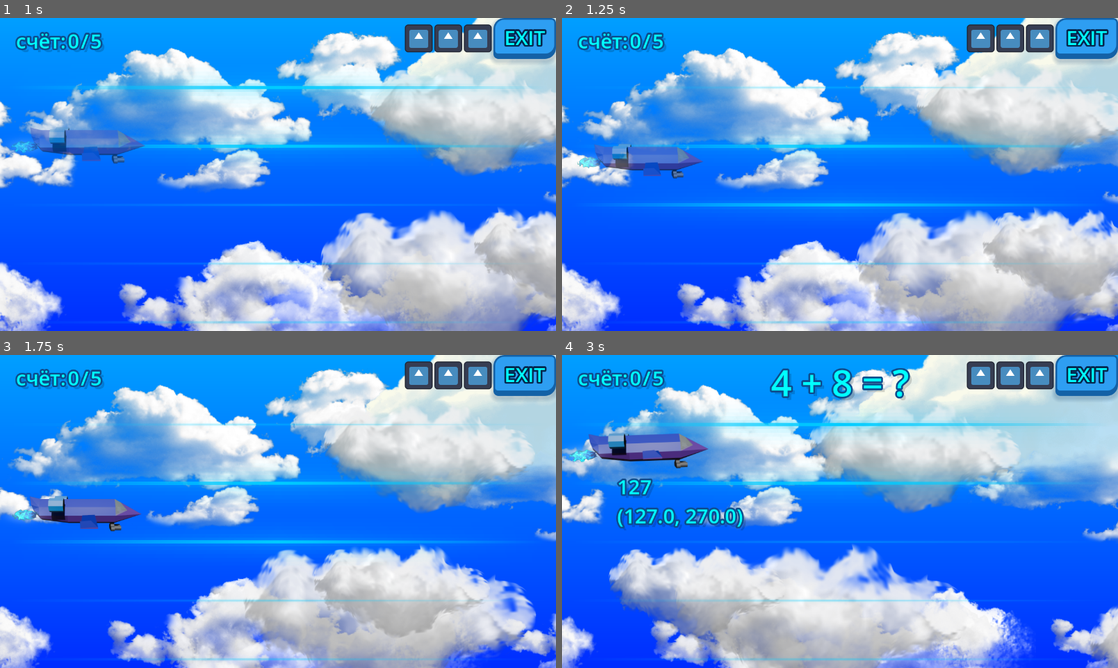
Above: before the commit, frames 1-4 (two rows, left to right).
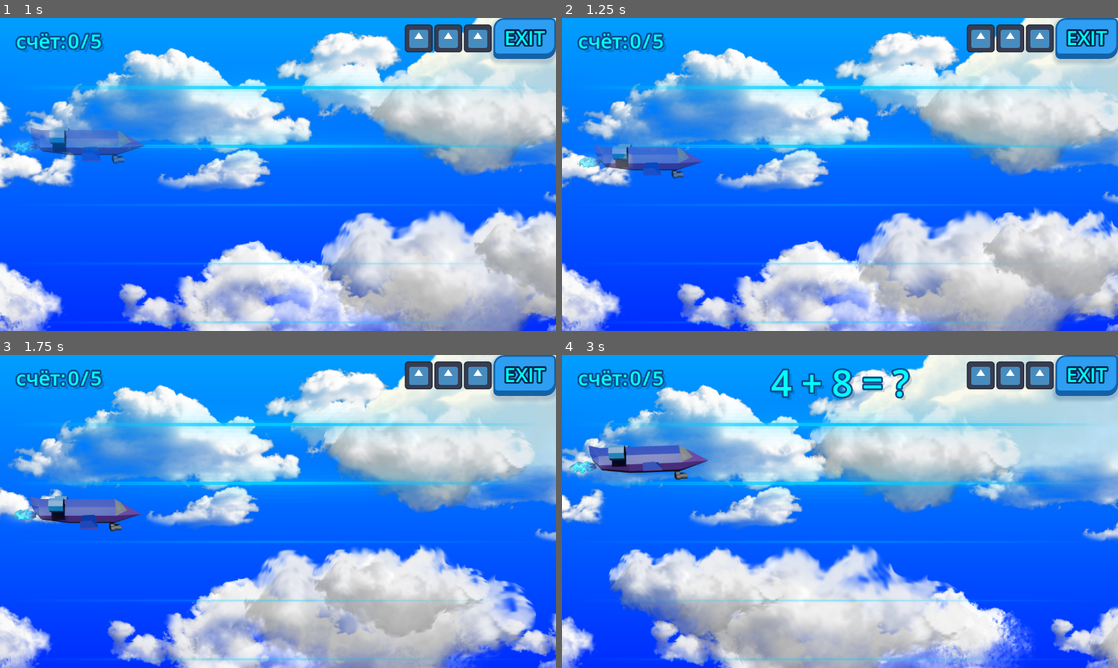
Above: after the commit, the same moments.

Repository: GGamezebo/quizmatik
Game: Godot game, scene res://src/contexts/game_context/game_context.tscn
Same seed, same stepped clock (60 frames per second), same inputs: the game is played once before the commit and once after it. This scene is started directly instead of the project's main scene. The engine's default icon, where the game draws it, is replaced by a stand-in: a white triangle on a blue panel in a dark square.
Inputs:
- Up to frame 1 (1 s): tap Enter at 0.5 s; hold Right (ui_right) from 0.53 s (still down); tap Space (shoot) at 0.6 s
- Up to frame 2 (1.25 s): keep holding Right (ui_right)
- Up to frame 3 (1.75 s): release Right (ui_right) at 1.28 s; hold Down (ui_down) from 1.28 s (still down); tap Tab at 1.35 s
- Up to frame 4 (3 s): release Down (ui_down) at 2.03 s; hold Right (ui_right) 2.03-2.78 s; tap Space (shoot) at 2.1 s; hold Up (ui_up) from 2.78 s (still down); tap Tab at 2.85 s

Frame 1 is identical in both runs. In frame 2, 3.8% of the frame differs, in the area x 10-93%, y 18-62%; in frame 3, 3.9%; in frame 4, 4.1%, in the area x 0-33%, y 25-56%.

Commit message:
Discrete motion

Diff:
--- a/src/contexts/game_context/game_logic/game_manager/game_states/game_state.gd
+++ b/src/contexts/game_context/game_logic/game_manager/game_states/game_state.gd
@@ -23,6 +23,7 @@
 func enter(_prev_state: FSMState, _event_data: Dictionary):
 	event_listener.add(game_events.ev_explosion, _on_event_manager_ev_explosion)
 	event_listener.add(air_plane.ev_air_plane_colladed, _on_air_plane_colladed)
+	air_plane.initialize(game_config.player_air_plane_speed, AirPlane.MovementMode.DISCRETE)
 	_makeNewRound()
 
 func leave(_event_data: Dictionary) -> void:
--- a/src/contexts/game_context/game_logic/line_selector.gd
+++ b/src/contexts/game_context/game_logic/line_selector.gd
@@ -12,5 +12,22 @@
 				selected_lane = value
 				ev_selected_lane_changed.emit()
 
+func _ready() -> void:
+	area.boundary_changed.connect(_on_boundary_changed)
+	_update_plane_discret_positions()
+
 func _process(_delta: float) -> void:
+	if air_plane.movement_mode == AirPlane.MovementMode.DIRECT:
+		selected_lane = area.getLine(air_plane.position)
+	elif air_plane.movement_mode == AirPlane.MovementMode.DISCRETE:
+		selected_lane = air_plane.get_discret_lane()
+
+func _on_boundary_changed() -> void:
 	selected_lane = area.getLine(air_plane.position)
+
+func _update_plane_discret_positions() -> void:
+	var lines: Array[Rect2] = area.getLines()
+	var positions: Array[float] = []
+	for line in lines:
+		positions.append(line.get_center().y)
+	air_plane.set_discret_positions(positions)
--- a/src/features/plane/plane.gd
+++ b/src/features/plane/plane.gd
@@ -10,7 +10,12 @@
 signal ev_dead_animation_finished
 signal ev_win_animation_finished
 
-const SPEED_DEFAULTS: float = 800.0
+const SPEED_DEFAULTS: float = 100.0
+
+enum MovementMode {
+	DIRECT,
+	DISCRETE
+}
 
 @export var components:Array[Node] = []
 @export var directionComponents:Array[Node] = []
@@ -19,34 +24,53 @@
 @export var win_anticipation_animation_time: float = 0.35
 @export var win_fly_animation_time: float = 1.6
 @export var explosion_scene: PackedScene
+@export var movement_mode: MovementMode = MovementMode.DIRECT
 
 var direction_y: int = 0
 var speed: float = SPEED_DEFAULTS
-
+var movement: IMovementComponent = null
+var discrete_positions: Array[float] = []
+
+
+func initialize(_speed: float, _movement_mode=MovementMode.DIRECT) -> void:
+	direction_y = 0
+	speed = _speed
+	movement_mode = movement_mode
+	set_movement(_movement_mode)
 
 func _ready() -> void:
+	set_movement(movement_mode)
+
 	for component in components:
 		component.initialize(self)
-
-func initialize(_speed: float) -> void:
-	direction_y = 0
-	speed = _speed
 
 func _process(delta: float) -> void:
 	if not Engine.is_editor_hint():
 		if Input.is_action_just_pressed("shoot"):
 			ev_shoot.emit(self.position + Vector2(get_size().x / 2.0, 0.0))
 
-	var dirY = sign(Input.get_axis("ui_up","ui_down"))
-	position.y = clamp(position.y + direction_y * speed * delta, 0, get_viewport_rect().size.y)
-
+	movement.update(delta)
+	for component in components:
+		component.update(delta)
+
+	var dirY = movement.get_direction()
 	if dirY != direction_y:
 		direction_y = dirY
 		for component in directionComponents:
 			component.setDirection(direction_y)
 
-	for component in components:
-		component.update(delta)
+func set_movement(_movement_mode: MovementMode) -> void:
+	if movement:
+		movement.deinit()
+	movement_mode = _movement_mode
+	movement = MOVEMENT_COMPONENTS[movement_mode].new(self)
+
+func set_discret_positions(positions: Array[float]) -> void:
+	discrete_positions = positions
+
+# TODO: do refactoring of this fuction and movement system
+func get_discret_lane() -> int:
+	return movement.current_line_index
 
 func get_size() -> Vector2:
 	# 1. Получаем имя текущей анимации
@@ -93,6 +117,78 @@
 	await tween.finished
 	ev_dead_animation_finished.emit()
 
+func win_animation() -> void:
+	_disable()
+
+	var screen_size := get_viewport_rect().size
+
+	# Randomize flight direction: 0 = Straight, 1 = Up-Right, 2 = Down-Right
+	var flight_case := randi() % 3
+
+	# Calculate target X position (Always far beyond the right edge of the screen)
+	var target_position := Vector2.ZERO
+	target_position.x = screen_size.x + 200.0
+
+	# Offset variables for the anticipation stage (Stat 1)
+	var ant_offset_x: float = -40.0
+	var ant_offset_y: float = 0.0
+
+	# Set up flight trajectory and animations based on the randomized case
+	if flight_case == 0:
+		# Trajectory: STRAIGHT forward
+		target_position.y = global_position.y # Maintain current altitude
+		animated_sprite.play("idle")           # Keep default flight sprite
+		ant_offset_y = 0.0                     # Push straight back
+
+	elif flight_case == 1:
+		# Trajectory: UP and RIGHT
+		target_position.y = -200.0             # Fly above the top boundary
+		animated_sprite.play("up")             # Tilt sprite upwards
+		ant_offset_y = 20.0                    # Dip slightly down during anticipation
+
+	else:
+		# Trajectory: DOWN and RIGHT
+		target_position.y = screen_size.y + 200.0 # Fly below the bottom boundary
+		animated_sprite.play("down")           # Tilt sprite downwards
+		ant_offset_y = -20.0                   # Rise slightly up during anticipation
+
+	# --- STAGE 1: Small backward recoil for inertia (Anticipation effect) ---
+	var anticipation_pos := global_position + Vector2(ant_offset_x, ant_offset_y)
+	var anticipation_tween := create_tween()
+	anticipation_tween.tween_property(self, "global_position", anticipation_pos, win_anticipation_animation_time)\
+		.set_trans(Tween.TRANS_CUBIC)\
+		.set_ease(Tween.EASE_OUT)
+
+	await anticipation_tween.finished
+
+	# --- STAGE 2: Extreme afterburner acceleration ---
+	var victory_tween := create_tween().set_parallel(true)
+	# TRANS_EXPO + EASE_IN creates a rocket-launch effect (slow start, massive final speed)
+	victory_tween.set_trans(Tween.TRANS_EXPO).set_ease(Tween.EASE_IN)
+
+	# Launch movement toward the right destination
+	victory_tween.tween_property(self, "global_position", target_position, win_fly_animation_time)
+
+	# Simulate gaining altitude/depth via dynamic scaling
+	victory_tween.tween_property(self, "scale", Vector2(0.15, 0.15), win_fly_animation_time)
+
+	# Handle aircraft rotation based on the flight path
+	var target_rotation: float = 0.0
+	if flight_case == 1:
+		target_rotation = deg_to_rad(-15.0) # Nose up
+	elif flight_case == 2:
+		target_rotation = deg_to_rad(15.0)  # Nose down
+	# For case 0 (Straight), target_rotation stays 0.0
+
+	victory_tween.tween_property(self, "rotation", target_rotation, win_fly_animation_time * 0.4)
+
+	# Smoothly fade out into the clouds/distance near the end of the flight
+	victory_tween.tween_property(self, "modulate:a", 0.0, win_fly_animation_time - 0.1).set_delay(0.1)
+
+	await victory_tween.finished
+
+	ev_win_animation_finished.emit()
+
 func _spawn_explosion_at_random_pos(offset = Vector2.ZERO, scale_multiplier = 1.0):
 	var explosion = explosion_scene.instantiate()
 
@@ -113,74 +209,79 @@
 	explosion.scale = Vector2(scale_multiplier, scale_multiplier)
 
 
-func win_animation() -> void:
-	_disable()
-
-	var screen_size := get_viewport_rect().size
-
-	# Randomize flight direction: 0 = Straight, 1 = Up-Right, 2 = Down-Right
-	var flight_case := randi() % 3
-
-	# Calculate target X position (Always far beyond the right edge of the screen)
-	var target_position := Vector2.ZERO
-	target_position.x = screen_size.x + 200.0
-
-	# Offset variables for the anticipation stage (Stat 1)
-	var ant_offset_x: float = -40.0
-	var ant_offset_y: float = 0.0
-
-	# Set up flight trajectory and animations based on the randomized case
-	if flight_case == 0:
-		# Trajectory: STRAIGHT forward
-		target_position.y = global_position.y # Maintain current altitude
-		animated_sprite.play("idle")           # Keep default flight sprite
-		ant_offset_y = 0.0                     # Push straight back
-
-	elif flight_case == 1:
-		# Trajectory: UP and RIGHT
-		target_position.y = -200.0             # Fly above the top boundary
-		animated_sprite.play("up")             # Tilt sprite upwards
-		ant_offset_y = 20.0                    # Dip slightly down during anticipation
-
-	else:
-		# Trajectory: DOWN and RIGHT
-		target_position.y = screen_size.y + 200.0 # Fly below the bottom boundary
-		animated_sprite.play("down")           # Tilt sprite downwards
-		ant_offset_y = -20.0                   # Rise slightly up during anticipation
-
-	# --- STAGE 1: Small backward recoil for inertia (Anticipation effect) ---
-	var anticipation_pos := global_position + Vector2(ant_offset_x, ant_offset_y)
-	var anticipation_tween := create_tween()
-	anticipation_tween.tween_property(self, "global_position", anticipation_pos, win_anticipation_animation_time)\
-		.set_trans(Tween.TRANS_CUBIC)\
-		.set_ease(Tween.EASE_OUT)
-
-	await anticipation_tween.finished
-
-	# --- STAGE 2: Extreme afterburner acceleration ---
-	var victory_tween := create_tween().set_parallel(true)
-	# TRANS_EXPO + EASE_IN creates a rocket-launch effect (slow start, massive final speed)
-	victory_tween.set_trans(Tween.TRANS_EXPO).set_ease(Tween.EASE_IN)
-
-	# Launch movement toward the right destination
-	victory_tween.tween_property(self, "global_position", target_position, win_fly_animation_time)
-
-	# Simulate gaining altitude/depth via dynamic scaling
-	victory_tween.tween_property(self, "scale", Vector2(0.15, 0.15), win_fly_animation_time)
-
-	# Handle aircraft rotation based on the flight path
-	var target_rotation: float = 0.0
-	if flight_case == 1:
-		target_rotation = deg_to_rad(-15.0) # Nose up
-	elif flight_case == 2:
-		target_rotation = deg_to_rad(15.0)  # Nose down
-	# For case 0 (Straight), target_rotation stays 0.0
-
-	victory_tween.tween_property(self, "rotation", target_rotation, win_fly_animation_time * 0.4)
-
-	# Smoothly fade out into the clouds/distance near the end of the flight
-	victory_tween.tween_property(self, "modulate:a", 0.0, win_fly_animation_time - 0.1).set_delay(0.1)
-
-	await victory_tween.finished
-
-	ev_win_animation_finished.emit()
+@abstract class IMovementComponent:
+	var owner = null
+	var dirY = 0
+
+	func _init(_owner: Node) -> void:
+		owner = _owner
+
+	func deinit() -> void:
+		owner = null
+
+	func update(_delta: float) -> void:
+		pass
+
+	func get_direction() -> int:
+		return dirY
+
+
+class DirectMovementComponent extends IMovementComponent:
+	func update(delta: float) -> void:
+		dirY = sign(Input.get_axis("ui_up","ui_down"))
+		owner.position.y = clamp(owner.position.y + dirY * owner.speed * delta, 0, owner.get_viewport_rect().size.y)
+
+class DiscreteMovementComponent extends IMovementComponent:
+	var current_line_index: int = 0
+	var target_y: float = 0.0
+
+	func _init(_owner: Node) -> void:
+		super._init(_owner)
+		current_line_index = 0
+		target_y = owner.position.y
+		_update_current_line_index_by_distance()
+
+	func update(delta: float) -> void:
+		if Input.is_action_just_pressed("ui_up"):
+			if current_line_index > 0:
+				current_line_index -= 1
+				target_y = owner.discrete_positions[current_line_index]
+
+		elif Input.is_action_just_pressed("ui_down"):
+			# Проверяем, можем ли мы сдвинуться ниже (размер массива - 1 — это самый низ)
+			if current_line_index < owner.discrete_positions.size() - 1:
+				current_line_index += 1
+				target_y = owner.discrete_positions[current_line_index]
+
+
+		print(owner.global_position.y, "->", target_y)
+		owner.global_position.y = move_toward(owner.global_position.y, target_y, owner.speed * delta)
+
+		if owner.global_position.y == target_y:
+			dirY = 0
+		elif owner.global_position.y < target_y:
+			dirY = 1
+		else:
+			dirY = -1
+
+	func _update_current_line_index_by_distance() -> void:
+		var closest_index: int = 0
+		# Инициализируем минимальную дистанцию как максимально возможное число
+		var min_distance: float = INF
+
+		# Проходим по всем индексам массива
+		for i in range(owner.discrete_positions.size()):
+			# Считаем абсолютное расстояние (разницу) между самолётом и точкой i
+			var distance: float = abs(owner.global_position.y - owner.discrete_positions[i])
+
+			# Если нашли точку, которая ближе, чем предыдущая «самая ближняя»
+			if distance < min_distance:
+				min_distance = distance
+				closest_index = i
+
+		current_line_index = closest_index
+
+const MOVEMENT_COMPONENTS = {
+	MovementMode.DIRECT: DirectMovementComponent,
+	MovementMode.DISCRETE: DiscreteMovementComponent
+}
--- a/src/features/plane/plane.tscn
+++ b/src/features/plane/plane.tscn
@@ -2,7 +2,6 @@
 
 [ext_resource type="Script" uid="uid://cxln14046h23n" path="res://src/features/plane/plane.gd" id="1_c4h5g"]
 [ext_resource type="PackedScene" uid="uid://bcowytgx55cwf" path="res://src/features/explosion/explosion.tscn" id="2_502ij"]
-[ext_resource type="Script" uid="uid://6b5kg6wtuj55" path="res://src/features/plane/label.gd" id="2_dl1wr"]
 [ext_resource type="AudioStream" uid="uid://d022f3yjwbamj" path="res://src/features/plane/thrust.mp3" id="3_incis"]
 [ext_resource type="Texture2D" uid="uid://dbhsvvmis8tyx" path="res://src/features/plane/Plane.png" id="3_wwtew"]
 [ext_resource type="Texture2D" uid="uid://bpbyqmy6knfil" path="res://src/features/plane/PlaneDown.png" id="4_uxo23"]
@@ -82,18 +81,11 @@
 [node name="Plane" type="Area2D" unique_id=216453935 node_paths=PackedStringArray("components", "directionComponents", "animated_sprite")]
 collision_mask = 4
 script = ExtResource("1_c4h5g")
-components = [NodePath("Label"), NodePath("AnimatedSprite2D"), NodePath("AudioStreamPlayer")]
+components = [NodePath("AnimatedSprite2D"), NodePath("AudioStreamPlayer")]
 directionComponents = [NodePath("AnimatedSprite2D"), NodePath("AudioStreamPlayer")]
 animated_sprite = NodePath("AnimatedSprite2D")
 explosion_scene = ExtResource("2_502ij")
-
-[node name="Label" type="Label" parent="." unique_id=1382119237]
-offset_left = -73.0
-offset_top = 56.0
-offset_right = 78.0
-offset_bottom = 110.0
-size_flags_vertical = 8
-script = ExtResource("2_dl1wr")
+movement_mode = 1
 
 [node name="CollisionShape2D" type="CollisionShape2D" parent="." unique_id=1479885553]
 rotation = 1.5707964
